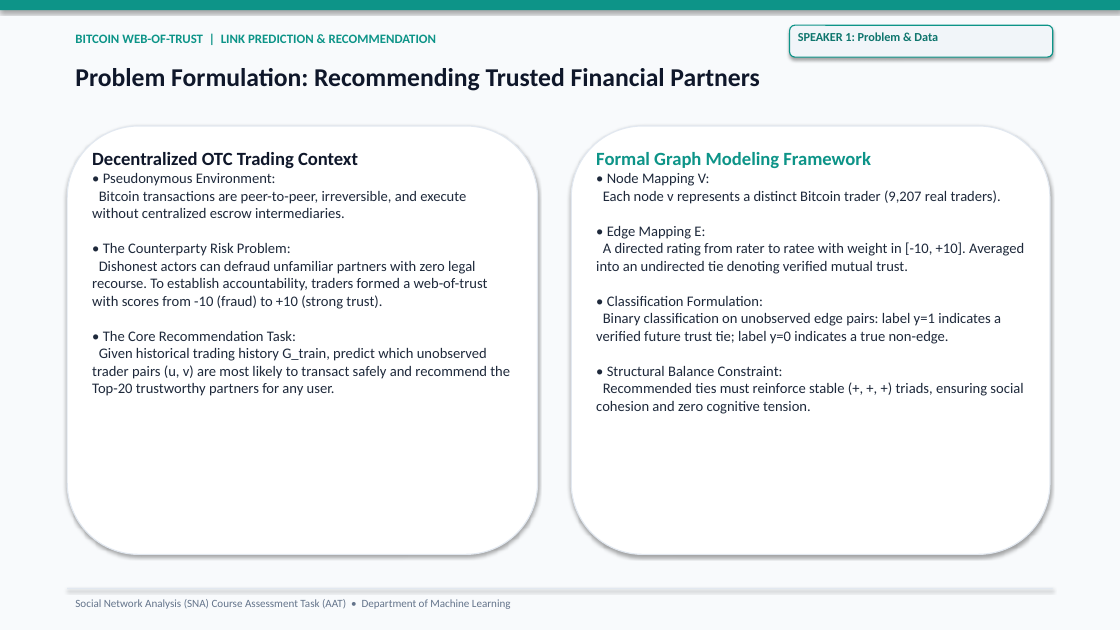
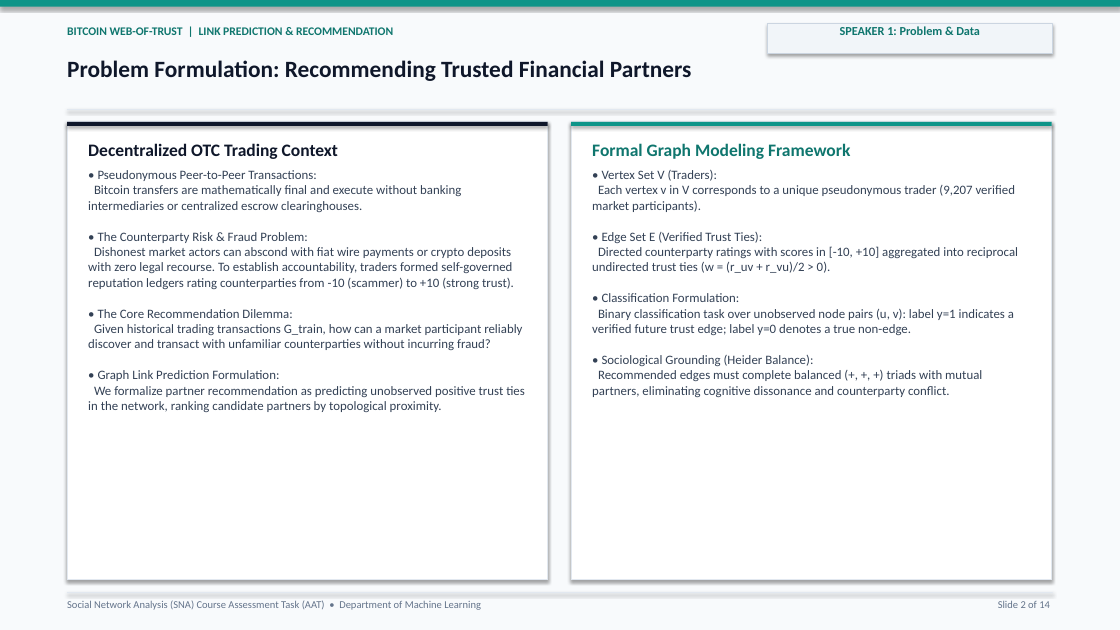
Before and after one commit to Lion4467cat/bitcoin-trust-link-prediction, a slide deck: slide 2 of slides/link_prediction_presentation.pptx. Drawn at 1120x630 pixels with LibreOffice and Linux fonts; fonts in the diff are those of the drawing. Boxes give left, top, right and bottom in pixels: in the first picture for what was removed or moved away, otherwise in the second. Text is boxed around its words. In the diff, an @@ line names an element or a change of style, - is before the commit and + after.

Commit message:
feat(ui,deck,report): overhaul side-by-side suite, light-theme 14-slide deck & publication report
- Overhaul Side-by-Side view in src/serve.py into a 3-mode interactive suite (Table+Live Graph, Trader Head-to-Head, Model vs Model) with zero canvas collapse and smooth Vis.js focus
- Redesign all 14 slides in slides/build_link_prediction_deck.py into a crisp enterprise light aesthetic (#F8FAFC) with framed figures, unclipped single-line titles, and 16/16 test tally
- Rebalance 8-page academic report in reports/build_link_prediction_report.py with sociological literature matrix, Min-Max ensemble scaling proof, metric invariants table, and fixed Unicode glyphs
- Re-export high-resolution link_prediction_precision_at_k.png with unclipped title
- All 16 unit and integration tests passing

```diff
--- a/slides/link_prediction_presentation.pptx
+++ b/slides/link_prediction_presentation.pptx
@@ text "BITCOIN WEB-OF-TRUST | LINK PREDICTION ..." at [67,27,393,35]: size 11 to 10 pt, text colour #0D9488 to #0F766E @@
@@ text "SPEAKER 1: Problem & Data": place and size @@
-text "SPEAKER 1: Problem & Data" at [798,32,938,41]
+text "SPEAKER 1: Problem & Data" at [840,26,980,35]
@@ text "SPEAKER 1: Problem & Data" at [840,26,980,35]: alignment left to centre @@
@@ rectangle: place and size @@
-rectangle at [790,25,1053,57]
+rectangle at [767,24,1053,54]
@@ rectangle at [767,24,1053,54]: rounded rectangle to rectangle; outline #0D9488 1 pt to #CBD5E1 0.75 pt @@
@@ text "Problem Formulation: Recommending Trusted Financial ..." at [67,60,692,81]: size 22 to 20 pt @@
@@ rectangle: place and size @@
-rectangle at [67,588,1053,589]
+rectangle at [67,109,1053,110]
@@ rectangle: place and size @@
-rectangle at [571,126,1050,555]
+rectangle at [67,122,548,580]
@@ rectangle at [67,122,548,580]: rounded rectangle to rectangle @@
@@ rounded rectangle removed at [67,126,538,555] @@
@@ rectangle added at [67,122,548,126], fill #0F172A @@
@@ text at [88,143,338,159]: size 16 to 15 pt in "Decentralized OTC Trading Context" @@
@@ rectangle added at [571,122,1052,580], fill #FFFFFF, outline #E2E8F0 1 pt @@
@@ rectangle added at [571,122,1052,126], fill #0D9488 @@
@@ text at [592,143,850,159]: size 16 to 15 pt, text colour #0D9488 to #0F766E in "Formal Graph Modeling Framework" @@
@@ text at [88,170,525,412]: text changed; size 12.5 to 11 pt; text colour #1E293B to #334155 @@
-• Pseudonymous Environment:
-Bitcoin transactions are peer-to-peer, irreversible, and execute without centralized escrow intermediaries.
-• The Counterparty Risk Problem:
-Dishonest actors can defraud unfamiliar partners with zero legal recourse. To establish accountability, traders formed a web-of-trust with scores from -10 (fraud) to +10 (strong trust).
-• The Core Recommendation Task:
-Given historical trading history G_train, predict which unobserved trader pairs (u, v) are most likely to transact safely and recommend the Top-20 trustworthy partners for any user.
+• Pseudonymous Peer-to-Peer Transactions:
+Bitcoin transfers are mathematically final and execute without banking intermediaries or centralized escrow clearinghouses.
+• The Counterparty Risk & Fraud Problem:
+Dishonest market actors can abscond with fiat wire payments or crypto deposits with zero legal recourse. To establish accountability, traders formed self-governed reputation ledgers rating counterparties from -10 (scammer) to +10 (strong trust).
+• The Core Recommendation Dilemma:
+Given historical trading transactions G_train, how can a market participant reliably discover and transact with unfamiliar counterparties without incurring fraud?
+• Graph Link Prediction Formulation:
+We formalize partner recommendation as predicting unobserved positive trust ties in the network, ranking candidate partners by topological proximity.
@@ text at [592,170,1018,397]: text changed; size 12.5 to 11 pt; text colour #1E293B to #334155 @@
-• Node Mapping V:
-Each node v represents a distinct Bitcoin trader (9,207 real traders).
-• Edge Mapping E:
-A directed rating from rater to ratee with weight in [-10, +10]. Averaged into an undirected tie denoting verified mutual trust.
-• Classification Formulation:
-Binary classification on unobserved edge pairs: label y=1 indicates a verified future trust tie; label y=0 indicates a true non-edge.
-• Structural Balance Constraint:
-Recommended ties must reinforce stable (+, +, +) triads, ensuring social cohesion and zero cognitive tension.
+• Vertex Set V (Traders):
+Each vertex v in V corresponds to a unique pseudonymous trader (9,207 verified market participants).
+• Edge Set E (Verified Trust Ties):
+Directed counterparty ratings with scores in [-10, +10] aggregated into reciprocal undirected trust ties (w = (r_uv + r_vu)/2 > 0).
+• Classification Formulation:
+Binary classification task over unobserved node pairs (u, v): label y=1 indicates a verified future trust edge; label y=0 denotes a true non-edge.
+• Sociological Grounding (Heider Balance):
+Recommended edges must complete balanced (+, +, +) triads with mutual partners, eliminating cognitive dissonance and counterparty conflict.
@@ text "Social Network Analysis (SNA) Course ..." at [67,600,481,610]: size 9.5 to 9 pt @@
@@ rectangle added at [67,592,1053,593], fill #E2E8F0 @@
@@ text added at [998,601,1050,608], 9 pt, text #64748B @@
+Slide 2 of 14
```
Also in this commit, not shown: 13 other slides changed, 12 other files.
